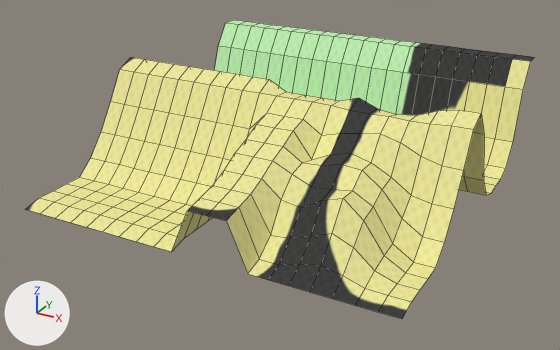
One commit to the FBX model client/Norumac2/Client/Resource/Mesh/town18.FBX: the scene before it, then after it.
Before and after are seen from a 50 mm lens placed at (90.4, -172.8, 57.7), pointed at (-1.4, -5.9, -25.8). Every picture has the same lights, and +X, +Y and +Z are marked at lower left. Mesh edges are drawn as thin lines. Where no turn or scale is listed for an object, it has been applied to the vertices.
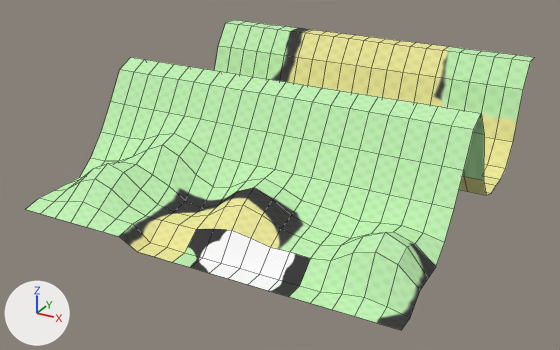
Patch to the scene script:
```diff
--- a/client/Norumac2/Client/Resource/Mesh/town18.FBX.py
+++ b/client/Norumac2/Client/Resource/Mesh/town18.FBX.py
@@ img_town19_png @@
+img_town19_png = load_image('town19.png', '../MeshImage/town19.png', 512, 512, 'sRGB')
@@ mat_14___default @@
+mat_14___default = principled_material('14 - Default')
+mat_14___default.texture = img_town19_png  # with its transparency
+mat_14___default.roughness = 0.859
@@ me_mesh @@
 # used by ob_object016; location = (0.0, 0.0, 0.0)
-me_mesh.from_pydata(...)  # 441 vertices, 400 faces; spans x -50.0..50.0, y -50.0..50.0, z -28.5..0.0
-me_mesh.materials.append(mat_21___default)  # picture img_town18_png
+me_mesh.from_pydata(...)  # 441 vertices, 400 faces; spans x -50.0..50.0, y -50.0..50.0, z -31.1..0.0
+# me_mesh part 1: 146 of 441 vertices moved; they spanned x -45.0..50.0, y -50.0..0.0, z -28.5..-1.1 and now span x -45.0..50.0, y -50.0..0.0, z -31.1..0.0; mean shift (0.0, 0.0, -2.4); largest move (5.0, -45.0, -15.9) -> (5.0, -45.0, -31.1)
+# me_mesh part 2: texture (UV) coordinates of 400 of 400 faces, centred in x -47.5..47.5, y -47.5..47.5, z -28.0..0.0, changed; they spanned u 0.02..0.98, v 0.02..0.96 and now span u 0.05..0.93, v 0.04..0.96
+me_mesh.materials.append(mat_14___default)  # picture img_town19_png
```

Boxes (x1, y1, x2, y2) around the edits, measured in the pictures (560 x 350 px; the box of a moved part takes in the faces that stretch with it):
'Object016', recoloured, reshaped, surface changed
    before: (26, 20, 534, 319)
    after: (26, 20, 534, 330)
part 1 of me_mesh, moved or reshaped
    before: (26, 79, 464, 319)
    after: (26, 79, 464, 330)
part 2 of me_mesh, surface changed
    both: (91, 20, 534, 224)
